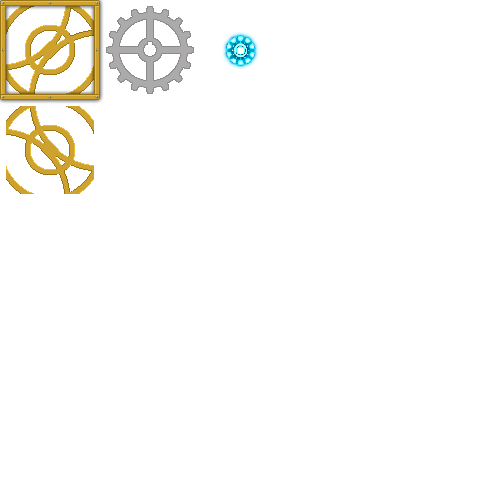
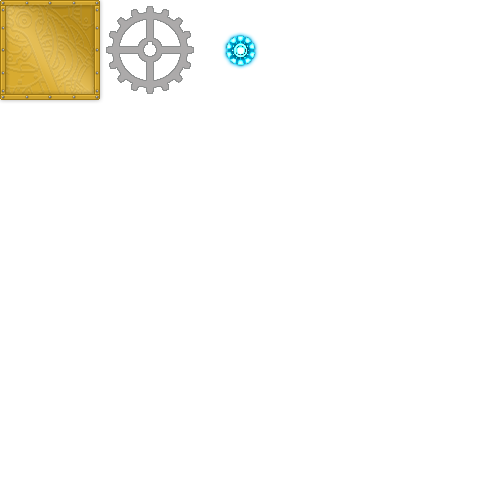
Before/after of a 500×500 layered artwork. What changed in the layer stack:
removed layer "pins" over [2, 2, 98, 98]
removed layer "pin" over [0, 0, 100, 100]
added group "Structure" with 5 layers above "Reactor" over [0, 0, 104, 104]
added layer "Color Fill 1 copy" (screen) in group "Structure" over [6, 4, 94, 92]
added layer "Color Fill 1" (multiply) in group "Structure" over [6, 6, 94, 94]
added layer "Layer 1 copy 2" in group "Structure" over [0, 0, 104, 104]
added layer "Gradient Fill 1" in group "Structure" over [6, 6, 94, 94]
removed layer "Layer 2 copy" over [6, 106, 94, 194]
removed layer "Layer 2" over [0, 0, 100, 100]
